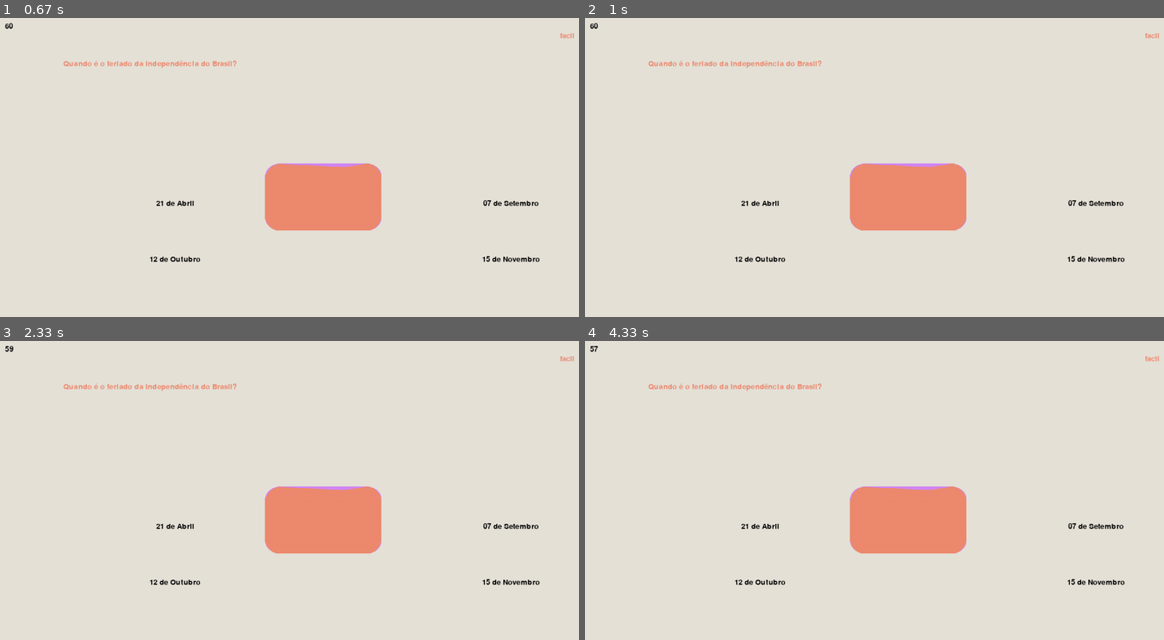
Above: before the commit, frames 1-4 (two rows, left to right).
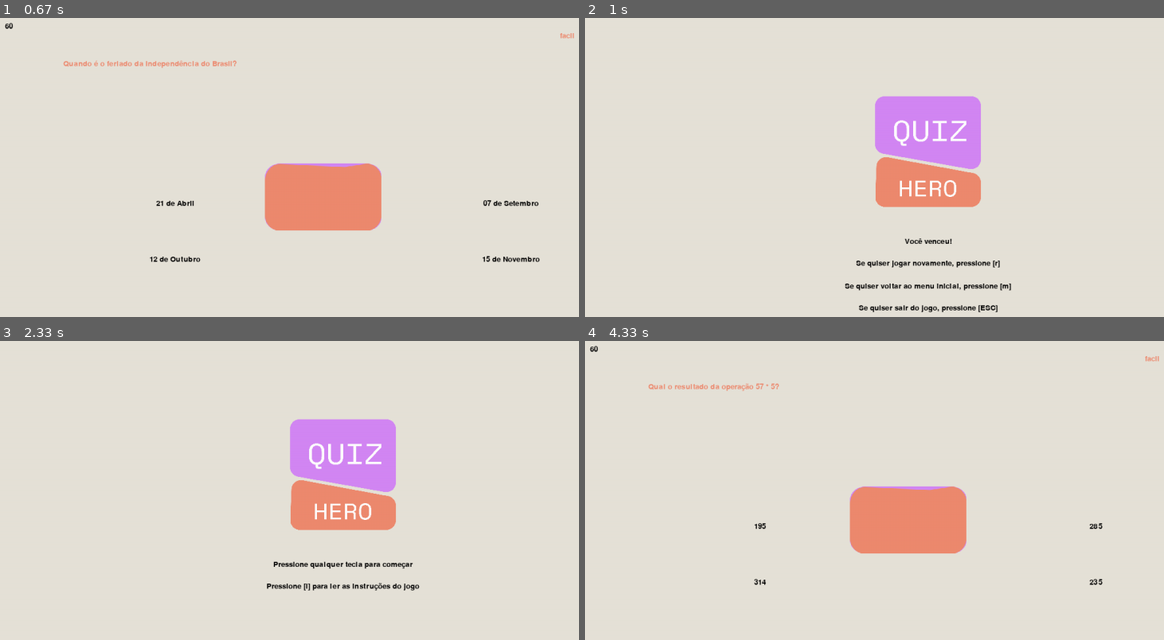
Above: after the commit, the same moments.

Repository: insper-classroom/devlife-23-1-projeto-pygame-jonas-pelegrina-gabriel-mendes
Game: pygame game, started from jogo.py
Two runs of this game, one before a commit and one after it. Both use one fixed random seed, a clock stepped at 60 frames per second and the inputs below.
Inputs:
- Up to frame 1 (0.67 s): tap Enter at 0.33 s
- Up to frame 2 (1 s): tap A at 0.67 s
- Up to frame 3 (2.33 s): hold R 1-1.47 s; hold A 1.5-1.97 s; hold M from 2 s (still down)
- Up to frame 4 (4.33 s): release M at 2.47 s; tap I at 2.5, 2.83 s; tap Space at 4.17 s

Frame 1 is identical in both runs. In frame 2, 8.9% of the frame differs, in the area x 0-100%, y 1-99%; in frame 3, 8.4%; in frame 4, 0.8%.

Commit message:
Tela de vitória adicionada ao jogo.

Diff:
--- a/config.py
+++ b/config.py
@@ -18,6 +18,7 @@
 tela_de_inicio = True
 tela_de_instrucoes = False
 tela_fim_de_jogo = False
+tela_venceu_jogo = False
 inicio_jogo = False
 pontuacao = 0
 dicionario_classificado = classifica_nivel(perguntas)
--- a/jogo.py
+++ b/jogo.py
@@ -38,9 +38,7 @@
 
     else:
 
-
-
-
+        # Tela de instruções
         if tela_de_instrucoes:
             instrucoes = fonte_jogo.render('Instruções', True, LARANJA)
             instrucoes_detalhe = fonte_jogo.render('----------', True, (0, 0, 0))
@@ -77,10 +75,7 @@
             window.blit(inicio, (WIDTH/2 - inicio.get_width()/2, HEIGHT/2 - inicio.get_height()/2 + 180))
 
 
-
-
-
-
+        # Tela de jogo
         elif inicio_jogo:
             # Pergunta do jogo
             titulo = fonte_jogo.render(questao_sorteada_facil['titulo'], True, LARANJA)
@@ -108,14 +103,12 @@
             nivel = fonte_jogo.render(questao_sorteada_facil['nivel'], True, LARANJA)
             window.blit (nivel, (WIDTH/2 - nivel.get_width()/2 + 400, HEIGHT/10 - nivel.get_height()/2))
 
+
             # Timer do jogo
             window.blit(fonte_jogo.render(texto, True, (0, 0, 0)), (32, 48))
 
 
-
-
-
-
+        # Tela de fim de jogo
         elif tela_fim_de_jogo:
             window.blit(logo, (WIDTH/2 - logo.get_width()/2, HEIGHT/2 - logo.get_height()/2 - 80))
             mensagem = fonte_jogo.render('Você perdeu...', True, (0, 0, 0))
@@ -127,9 +120,17 @@
             window.blit(mensagem3, (WIDTH/2 - mensagem3.get_width()/2, HEIGHT/2 - mensagem3.get_height()/2 + 160))
             window.blit(sair, (WIDTH/2 - sair.get_width()/2, HEIGHT/2 - sair.get_height()/2 + 200))
 
-
-
-
+        # Tela de vitória
+        elif tela_venceu_jogo:
+            window.blit(logo, (WIDTH/2 - logo.get_width()/2, HEIGHT/2 - logo.get_height()/2 - 80))
+            mensagem = fonte_jogo.render('Você venceu!', True, (0, 0, 0))
+            mensagem2 = fonte_jogo.render('Se quiser jogar novamente, pressione [r]', True, (0, 0, 0))
+            mensagem3 = fonte_jogo.render('Se quiser voltar ao menu inicial, pressione [m]', True, (0, 0, 0))
+            sair = fonte_jogo.render('Se quiser sair do jogo, pressione [ESC]', True, (0, 0, 0))
+            window.blit(mensagem, (WIDTH/2 - mensagem.get_width()/2, HEIGHT/2 - mensagem.get_height()/2 + 80))
+            window.blit(mensagem2, (WIDTH/2 - mensagem2.get_width()/2, HEIGHT/2 - mensagem2.get_height()/2 + 120))
+            window.blit(mensagem3, (WIDTH/2 - mensagem3.get_width()/2, HEIGHT/2 - mensagem3.get_height()/2 + 160))
+            window.blit(sair, (WIDTH/2 - sair.get_width()/2, HEIGHT/2 - sair.get_height()/2 + 200))
 
 
 
@@ -171,6 +172,11 @@
                     tela_fim_de_jogo = True
 
 
+            elif evento.type == KEYDOWN and evento.key == K_a:
+                inicio_jogo = False
+                tela_venceu_jogo = True
+
+
         elif tela_fim_de_jogo:
             if evento.type == KEYDOWN and evento.key == K_r:
                 tela_fim_de_jogo = False
@@ -186,6 +192,22 @@
                 tela_fim_de_jogo = False
                 tela_de_inicio = True
 
+        elif tela_venceu_jogo:
+            if evento.type == KEYDOWN and evento.key == K_r:
+                tela_venceu_jogo = False
+                inicio_jogo = True
+                questao_sorteada_facil = sorteia_questao(dicionario_classificado, 'facil')
+
+                # Timer do jogo
+                timer, texto = 60, '60'.rjust(3)
+                time.set_timer(USEREVENT, 1000)
+
+
+            elif evento.type == KEYDOWN and evento.key == K_m:
+                tela_venceu_jogo = False
+                tela_de_inicio = True
+
+
 
     clock.tick(FPS)
     display.update()
Empty file added: classes_e_objetos.py
